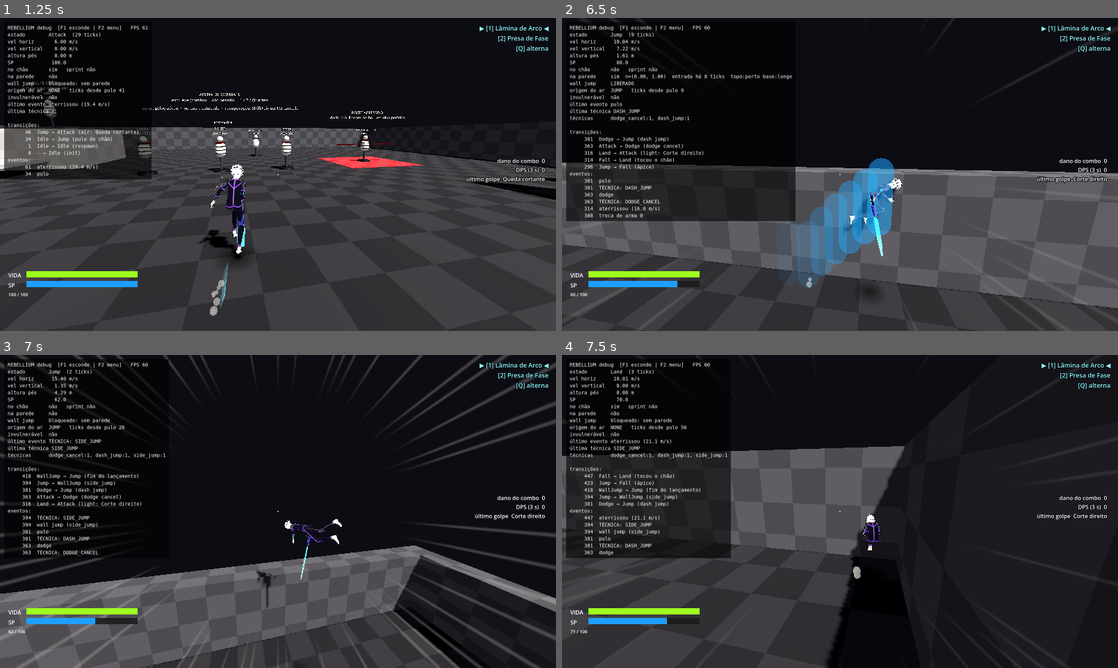
Above: before the commit, frames 1-4 (two rows, left to right).
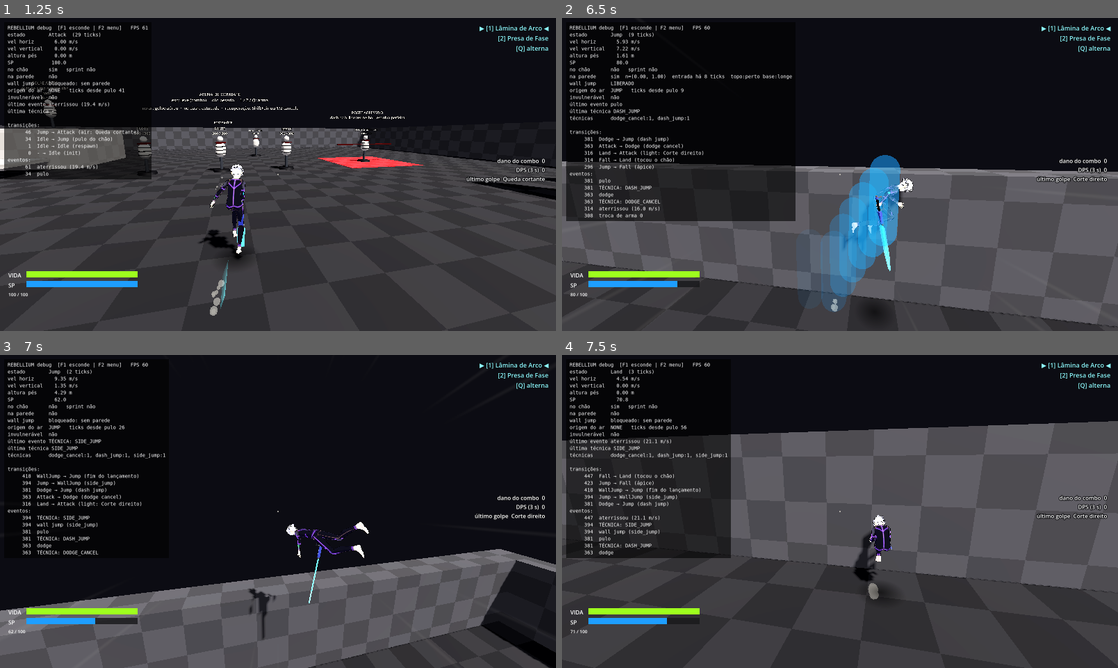
Above: after the commit, the same moments.

Repository: hugolnieri/Rebellium
Game: Godot game, scene res://scenes/arenas/CombatArena.tscn
The game is run twice, just before and just after one commit, with the same random seed, the same clock (stepped at 60 frames per second) and the same inputs.
Inputs (mouse positions are in pixels of both pictures, inside the frame that each line leads up to):
- Up to frame 1 (1.25 s): tap Enter at 0.5 s; move the mouse to (305, 174) at 0.52 s; hold W (move_forward) from 0.53 s (still down); hold Space (jump) from 0.53 s (still down); click (305, 174) at 0.67 s
- Up to frame 2 (6.5 s): move the mouse to (812, 174) at 1.27 s; release Space (jump) at 1.28 s; right-click (812, 174) at 1.35 s; tap Space (jump) at 1.52, 1.55, 1.82, 2.3, 3.02, 3.05, 3.32, 4.52, 4.55, 4.82, 6.02, 6.05, 6.32 s; move the mouse to (851, 168) at 2.02 s; press the mouse at (851, 168) at 2.03 s; move the mouse to (834, 180) at 2.77 s; release the mouse at (834, 180) at 2.78 s; tap V (shoulder_swap) at 2.85 s; click (834, 180) at 2.92 s; move the mouse to (878, 177) at 3.52 s; hold Space (jump) 3.53-4.28 s; tap 1 (weapon_slot_1) at 3.6 s; move the mouse to (795, 171) at 4.27 s; tap 2 (weapon_slot_2) at 4.35 s; move the mouse to (845, 174) at 5.02 s; hold Space (jump) 5.03-5.78 s; tap Q (weapon_toggle) at 5.1 s; click (845, 174) at 5.17 s; move the mouse to (817, 168) at 5.77 s; release W (move_forward) at 5.78 s; hold D (move_right) from 5.78 s (still down); tap Shift at 5.85 s
- Up to frame 3 (7 s): move the mouse to (305, 511) at 6.52 s; release D (move_right) at 6.53 s; hold W (move_forward) from 6.53 s (still down); hold Space (jump) from 6.53 s (still down); tap Alt at 6.6 s
- Up to frame 4 (7.5 s): keep holding W (move_forward); move the mouse to (812, 511) at 7.27 s; release Space (jump) at 7.28 s; tap Ctrl at 7.35 s; click (812, 511) at 7.42 s

Frame 1 is identical in both runs. In frame 2, 9.7% of the frame differs, in the area x 0-100%, y 0-100%; in frame 3, 16%; in frame 4, 35%.

Commit message:
passada de volta com pulinho a cada passo e pulo volta à velocidade de andar
- remove a passada agachada (volta à versão anterior, pé no chão 32% andando)
- andando o corpo dá um pulinho a cada passo (FeedbackConfig.walk_hop_height)
- pular do chão limita a velocidade horizontal à de andar, inclusive depois de sprint e
  dash (MovementConfig.jump_resets_to_walk_speed); o bunny hop preserva a velocidade
- testes: pulo do sprint volta a andar; bunny hop testado com a regra desligada

Co-Authored-By: Claude Opus 5.5 <noreply@anthropic.com>
Claude-Session: https://claude.ai/code/session_01F2bQk4JmWMhxKZmCfNJjFU

Diff:
--- a/config/feedback_config.tres
+++ b/config/feedback_config.tres
@@ -40,12 +40,11 @@
 dash_cartwheel = true
 ninja_run_lean_deg = 45.0
 ninja_arm_pitch_deg = 0.0
-stance_fraction_walk = 0.25
+stance_fraction_walk = 0.32
 stance_fraction_run = 0.38
 stance_knee_walk_deg = 20.0
 stance_knee_run_deg = 32.0
-gait_crouch_walk = 0.09
-gait_crouch_run = 0.14
+walk_hop_height = 0.07
 knee_lift_walk_deg = 34.0
 knee_lift_run_deg = 55.0
 anim_spring_frequency = 6.5
--- a/config/movement_config.tres
+++ b/config/movement_config.tres
@@ -35,6 +35,7 @@
 sprint_instant_turn = true
 walk_instant_turn = true
 air_instant_turn = true
+jump_resets_to_walk_speed = true
 air_sprint_enabled = true
 air_sprint_acceleration = 30.0
 air_sprint_gravity_multiplier = 1.7
--- a/scenes/player/character_model.gd
+++ b/scenes/player/character_model.gd
@@ -54,10 +54,6 @@
 	&"elbow_r": Vector3(1.2, 0, 0),
 	&"wrist_r": Vector3(1.1, -0.1, -0.39),
 }
-## Comprimento coxa + canela do modelo já escalado (m), para o agachamento da passada.
-const LEG_LENGTH: float = 0.92
-## Flexão máxima do joelho na passada (rad).
-const MAX_KNEE_BEND: float = 2.3
 ## Quanto o quadril sobe no meio da estrela (mãos no chão, corpo de ponta-cabeça).
 const CARTWHEEL_LIFT: float = 0.2
 ## Balanço do cabelo aplicado às mechas presas à cabeça.
@@ -519,10 +515,6 @@
 	var knee_load := deg_to_rad(lerpf(fb.stance_knee_walk_deg, fb.stance_knee_run_deg, run_k)) * amount
 	var knee_lift := deg_to_rad(lerpf(fb.knee_lift_walk_deg, fb.knee_lift_run_deg, run_k)) * amount
 	var compensate := lean * 0.8
-	# Agachar sem tirar os pés do chão: coxa +c, joelho -2c (o pé plano compensa), com
-	# c = acos(1 - queda / comprimento da perna) para a perna "encurtar" exatamente a queda.
-	var crouch := lerpf(fb.gait_crouch_walk, fb.gait_crouch_run, maxf(run_k, _sprint_amount)) * amount
-	var bend := acos(clampf(1.0 - crouch / LEG_LENGTH, -1.0, 1.0))
 	for i in 2:
 		var side := "l" if i == 0 else "r"
 		var u := fposmod((_phase + PI * i) / TAU, 1.0)
@@ -532,7 +524,7 @@
 		if u < stance_frac:
 			var t := u / stance_frac
 			thigh = lerpf(front, -back, t)
-			knee = -knee_load * sin(PI * t) - 2.0 * bend
+			knee = -knee_load * sin(PI * t)
 			# Calcanhar no contato (ponta para cima), pé plano, impulso na ponta no fim do apoio.
 			ankle = 0.18 * maxf(0.0, 1.0 - t * 4.0) - 0.55 * pow(maxf(0.0, (t - 0.65) / 0.35), 2.0)
 			ankle *= amount
@@ -540,14 +532,13 @@
 			var t := (u - stance_frac) / (1.0 - stance_frac)
 			# Joelho sobe alto no meio do balanço e a perna estica de volta antes de pisar.
 			thigh = -back + (front + back) * (0.5 - 0.5 * cos(PI * t)) + knee_lift * sin(PI * minf(t / 0.85, 1.0))
-			knee = -(knee_swing + knee_lift * 0.8) * sin(PI * minf(t / 0.8, 1.0)) - 2.0 * bend
+			knee = -(knee_swing + knee_lift * 0.8) * sin(PI * minf(t / 0.8, 1.0))
 			# Saindo do impulso com a ponta para baixo, depois levanta a ponta para não arrastar.
 			ankle = (-0.5 * pow(1.0 - t, 3.0) + 0.15 * sin(PI * t)) * amount
 		var relaxed := 1.0 if i == 1 else 0.0  # parado: perna direita relaxada
 		# Pernas abertas parado: esquerda gira -Z (para fora), direita +Z; o pé compensa.
 		var out := -stance if i == 0 else stance
-		knee = maxf(knee, -MAX_KNEE_BEND)  # limite anatômico: o calcanhar não atravessa a coxa
-		thigh += compensate + bend + 0.08 * relaxed * calm
+		thigh += compensate + 0.08 * relaxed * calm
 		knee -= (0.06 + 0.14 * relaxed) * calm
 		pose[StringName("thigh_" + side)] = Vector3(thigh, 0, out + shift)
 		pose[StringName("knee_" + side)] = Vector3(knee, 0, 0)
@@ -559,7 +550,9 @@
 	var mid := cos(2.0 * (_phase - PI * stance_frac))
 	var flight := clampf((0.55 - stance_frac) / 0.15, 0.0, 1.0)
 	var bob := _fb().run_bob_height * amount * lerpf(mid, -mid, flight) * 0.5
-	pose[HIPS_Y] = Vector3(bob - 0.02 * calm - 0.03 * amount - crouch, 0, 0)
+	# Andando: um pulinho a cada passo (o corpo sobe no meio de cada passada).
+	var hop := fb.walk_hop_height * amount * (1.0 - run_k) * (1.0 - _sprint_amount) * absf(sin(_phase))
+	pose[HIPS_Y] = Vector3(bob + hop - 0.02 * calm - 0.03 * amount, 0, 0)
 
 
 ## Corrida "ninja": corpo inteiro mergulhado (vem do quadril, em _ground_pose), cabeça erguida e
--- a/scenes/player/player.gd
+++ b/scenes/player/player.gd
@@ -510,8 +510,12 @@
 
 
 ## Pulo do chão (também usado pelo coyote time e bunny hop): entra no ar como PULO.
-func do_jump(reason: String, enter_jump_state: bool = true) -> void:
+func do_jump(reason: String, enter_jump_state: bool = true, keep_speed: bool = false) -> void:
 	wall_jump_carry = false
+	if config.jump_resets_to_walk_speed and not keep_speed:
+		var horizontal := get_horizontal_velocity().limit_length(get_walk_speed())
+		velocity.x = horizontal.x
+		velocity.z = horizontal.z
 	velocity.y = config.get_jump_velocity()
 	mark_jump_origin()
 	wall_sensor.reset_entry()
--- a/scenes/player/states/land.gd
+++ b/scenes/player/states/land.gd
@@ -94,7 +94,7 @@
 	player.velocity = Vector3(preserved.x, player.velocity.y, preserved.z)
 	GameEvents.technique_executed.emit(player, MovementRules.TECH_BUNNY_HOP,
 		{"position": player.global_position, "speed": preserved.length()})
-	player.do_jump("bunny hop")
+	player.do_jump("bunny hop", true, true)
 	return true
 
 
--- a/scripts/core/feedback_config.gd
+++ b/scripts/core/feedback_config.gd
@@ -60,14 +60,12 @@
 ## Ângulo dos braços no sprint em relação ao chão (0 = totalmente na horizontal, + = para cima).
 @export_range(-45.0, 45.0, 1.0, "suffix:°") var ninja_arm_pitch_deg: float = 0.0
 ## Passada: fração do ciclo com o pé no chão andando / correndo e flexão do joelho de apoio.
-@export_range(0.2, 0.8, 0.01) var stance_fraction_walk: float = 0.25
+@export_range(0.2, 0.8, 0.01) var stance_fraction_walk: float = 0.32
 @export_range(0.2, 0.8, 0.01) var stance_fraction_run: float = 0.38
 @export_range(0.0, 60.0, 1.0, "suffix:°") var stance_knee_walk_deg: float = 20.0
 @export_range(0.0, 60.0, 1.0, "suffix:°") var stance_knee_run_deg: float = 32.0
-## Passada agachada: quanto o quadril desce andando / correndo (pernas dobram para os pés
-## continuarem no chão).
-@export_range(0.0, 0.4, 0.005, "suffix:m") var gait_crouch_walk: float = 0.09
-@export_range(0.0, 0.5, 0.005, "suffix:m") var gait_crouch_run: float = 0.14
+## Andando: altura do pulinho a cada passo.
+@export_range(0.0, 0.3, 0.005, "suffix:m") var walk_hop_height: float = 0.07
 ## Elevação do joelho no balanço (coxa sobe além do passo) andando / correndo.
 @export_range(0.0, 90.0, 1.0, "suffix:°") var knee_lift_walk_deg: float = 34.0
 @export_range(0.0, 120.0, 1.0, "suffix:°") var knee_lift_run_deg: float = 55.0
--- a/scripts/core/movement_config.gd
+++ b/scripts/core/movement_config.gd
@@ -67,6 +67,9 @@
 @export var walk_instant_turn: bool = true
 ## No ar (pulo/queda) a direção vira na hora para onde o input/câmera aponta, mantendo a velocidade.
 @export var air_instant_turn: bool = true
+## Pular do chão (inclusive depois de sprint ou dash) volta à velocidade de andar. O bunny hop
+## (técnica) continua preservando a velocidade.
+@export var jump_resets_to_walk_speed: bool = true
 ## Corrida no ar: toque duplo em W no ar acelera até a velocidade de sprint...
 @export var air_sprint_enabled: bool = true
 @export_range(0.0, 200.0, 0.5, "suffix:m/s²") var air_sprint_acceleration: float = 30.0
--- a/tests/integration/test_bunny_hop.gd
+++ b/tests/integration/test_bunny_hop.gd
@@ -9,7 +9,9 @@
 
 func before_each() -> void:
 	d = Driver.new()
-	d.setup(self, Vector3(0, 0, 0))
+	# Mecânica do bunny hop isolada: o pulo do sprint mantém os 10 m/s (com a regra padrão
+	# "pulo volta a andar", a velocidade alta vem da corrida no ar).
+	d.setup(self, Vector3(0, 0, 0), {"jump_resets_to_walk_speed": false})
 	d.add_block(Vector3(0, -0.5, 0), Vector3(400, 1, 400))
 	await d.ready_physics(self)
 	d.step(10)
--- a/tests/integration/test_player_ground.gd
+++ b/tests/integration/test_player_ground.gd
@@ -175,6 +175,14 @@
 	assert_gte(v.length(), speed - 0.01)
 
 
+func test_jump_from_sprint_returns_to_walk_speed() -> void:
+	d.step(40, FWD, true)
+	assert_almost_eq(d.player.get_horizontal_speed(), d.player.get_sprint_speed(), 0.1)
+	d.press_jump()
+	d.step(2, FWD)
+	assert_almost_eq(d.player.get_horizontal_speed(), d.player.get_walk_speed(), 0.05, "pulo volta a andar")
+
+
 func test_jump_goes_where_the_camera_looks() -> void:
 	d.step(40, FWD)
 	d.press_jump()
Not shown, changed: docs/ESCOPO.md
Not shown, changed: docs/ROTEIRO_TESTE.md
